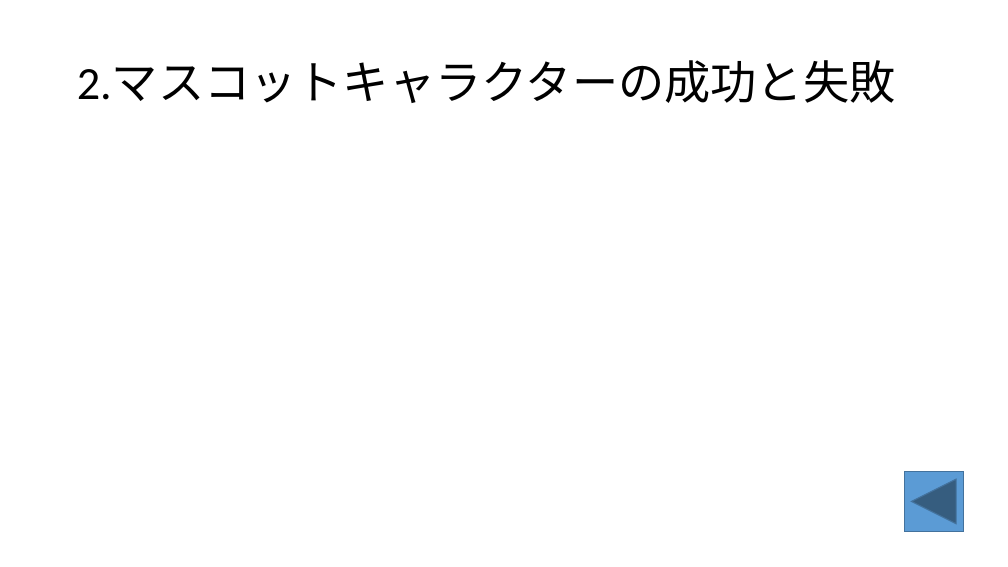
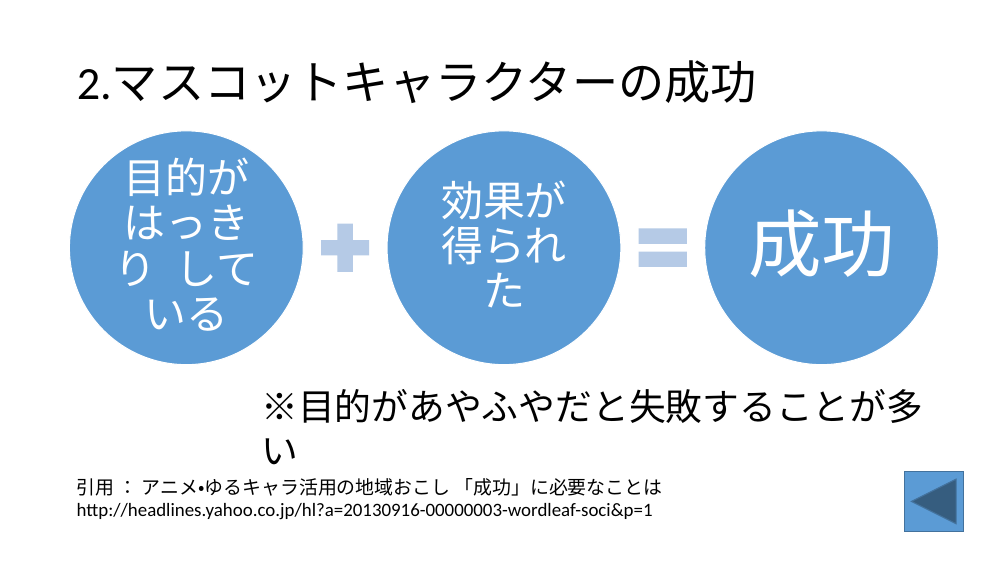
Before and after one commit to Tako0907/PowerPoint, a slide deck: slide 7 of パワーポイント.pptx. Drawn at 1008x567 pixels with LibreOffice and Linux fonts; fonts in the diff are those of the drawing. Boxes give left, top, right and bottom in pixels: in the first picture for what was removed or moved away, otherwise in the second. Text is boxed around its words. In the diff, an @@ line names an element or a change of style, - is before the commit and + after.

```diff
--- a/パワーポイント.pptx
+++ b/パワーポイント.pptx
@@ title at [77,61,757,103]: text changed @@
-2.マスコットキャラクターの成功と失敗
+2.マスコットキャラクターの成功
@@ group added at [70,131,938,364]: 3 ellipses, 3 texts, 1 plus sign, 1 math equal @@
+目的がはっきり している
+効果が得られた
+成功
@@ text added at [261,389,923,423], 35 pt, text #000000 @@
+※目的があやふやだと失敗することが多い
@@ text added at [77,478,663,520], 18 pt, text #000000 @@
+引用 ： アニメ・ゆるキャラ活用の地域おこし 「成功」に必要なことは http://headlines.yahoo.co.jp/hl?a=20130916-00000003-wordleaf-soci&p=1
```
Also in this commit, not shown: 3 other slides changed, 1 other file.
